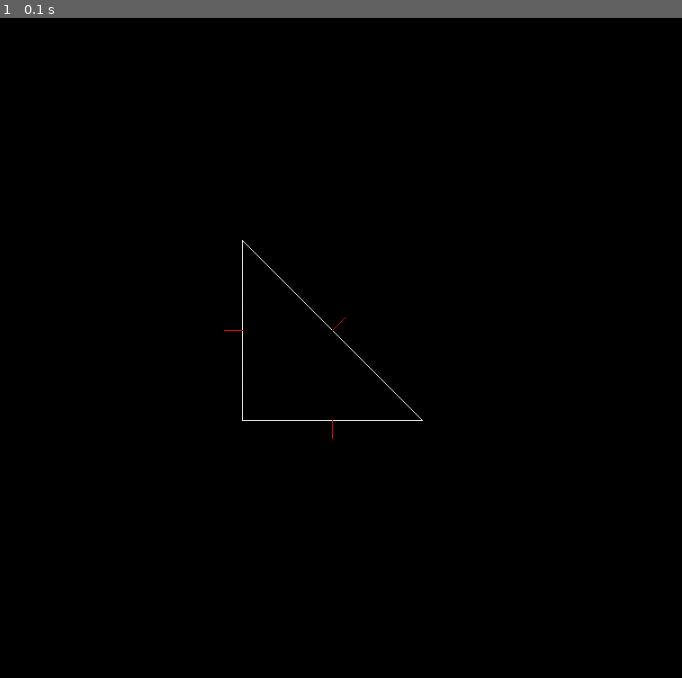
Above: before the commit, frame 1.
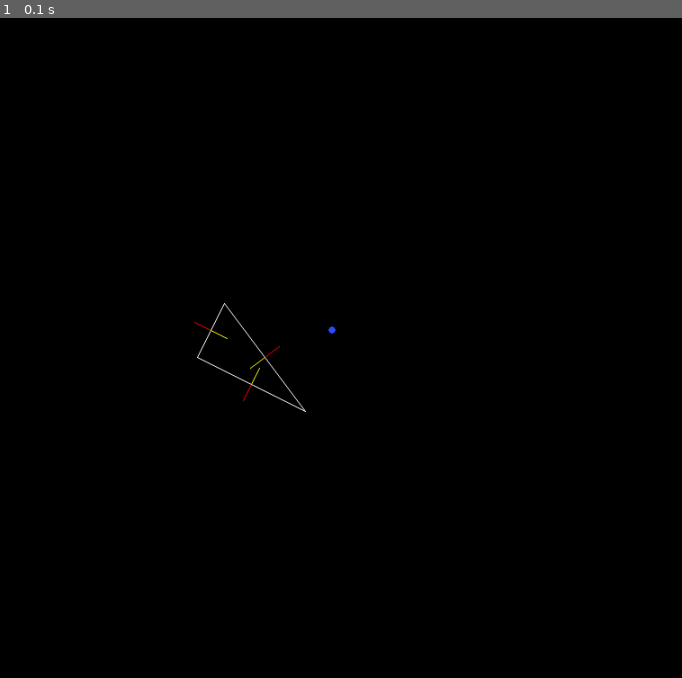
Above: after the commit, the same moment.

Repository: DoYouEvenStackSmash/planning-algorithms-exercises
Game: pygame game, started from src/ch4/c_space_planning_project/primitive_sketch.py
The game is run twice, just before and just after one commit, with the same random seed, the same clock (stepped at 60 frames per second) and the same inputs.
Inputs:
- Up to frame 1 (0.1 s): no input

The runs differ from the first frame. In frame 1, 0.4% of the frame differs, in the area x 28-63%, y 33-64%.

Commit message:
added offset triangle example, dot at the origin

Diff:
--- a/src/ch4/c_space_planning_project/primitive_sketch.py
+++ b/src/ch4/c_space_planning_project/primitive_sketch.py
@@ -37,7 +37,8 @@
   "green" : (0,255,0),
   "magenta" : (255, 0, 255),
   "red" : (255, 0, 0),
-  "white" : (255,255,255)
+  "white" : (255,255,255),
+  "indigo" : (48,79,254)
 }
 
 def create_display(width, height):
@@ -107,7 +108,29 @@
 
   return get_single_edge(o, pt1, pt2)
 
-def test_triangle_polygon(w = 0, h = 0):
+def test_offset_triangle_polygon(w = 0, h = 0):
+  origin = [w/2,h/2]
+  # origin = [700,700]
+  o = Point(origin[0], origin[1])
+  # screen = create_display(w,h)
+  #(-1,3),(-5,1),(-4,-1) scaled by 30, from origin 500,500
+  pt1 = Point(470,590)
+  pt2 = Point(350,530)
+  pt3 = Point(380,470)
+  h1 = get_single_edge(o,pt1,pt2)
+  h2 = get_single_edge(o,pt2,pt3)
+  h3 = get_single_edge(o,pt3,pt1)
+  e1 = Edge(h1)
+  e2 = Edge(h2)
+  e3 = Edge(h3)
+  e1.m_next = e2
+  e2.m_next = e3
+  e3.m_next = e1
+  p = Polygon()
+  p.half_planes_head = e1
+  return p
+
+def test_right_triangle_polygon(w = 0, h = 0):
   origin = [w/2,h/2]
   # origin = [700,700]
   o = Point(origin[0], origin[1])
@@ -207,45 +230,13 @@
   # x1 -> x2
   # hp = test_single_right_cross_edge(w,h)
   # hp = test_single_down_left_edge(w,h)
-  p = test_triangle_polygon(w,h)
+  # p = test_right_triangle_polygon(w,h)
+  draw_dot(screen, (500,500), colors["indigo"])
+  p = test_offset_triangle_polygon(w,h)
   display_polygon_edges(screen, p)
   display_out_vectors(screen, p)
-  # display_in_vectors(screen, p)
+  display_in_vectors(screen, p)
   polygon_pygame_loop(screen, p)
 
-  # broken
-  # hp = test_single_left_cross_edge(w,h)
-
-  # pygame_loop(screen, hp)
-  # a,b = Point(400,400),Point(300,600)
-  # l = two_point_slope(o, b, a)
-  # hp = HalfPlane(l)
-  # print(hp.line.get_rad_angle())
-  # draw_polygon(screen, l.get_segment(), colors["white"])
-  # s,e = l.get_segment()
-  # draw_dot(screen, s, colors["green"])
-  # draw_dot(screen, e, colors["red"])
-  # # hp = HalfPlane(o, [l, r])
-  # # print(hp.set_rad_angle())
-
-  # # draw_line(screen, hp.get_end_points(), colors["magenta"])
-
-  # while 1:
-  #   for event in pygame.event.get():
-  #     if event.type == pygame.QUIT:
-  #       sys.exit()
-  #     if event.type == pygame.MOUSEBUTTONUP:
-  #       p = pygame.mouse.get_pos()
-  #       val = hp.test_point(p)
-  #       if val < 0:
-  #         print(f"{p} is right of the line")
-  #         draw_dot(screen, p, colors["cyan"])
-  #       elif val > 0:
-  #         print(f"{p} is left of the line")
-  #         draw_dot(screen, p, colors["magenta"])
-  #       else:
-  #         print(f"{p} is unknown?")
-  #       # print(hp.test_point(p))
-  #       print(p)
 
 main()
